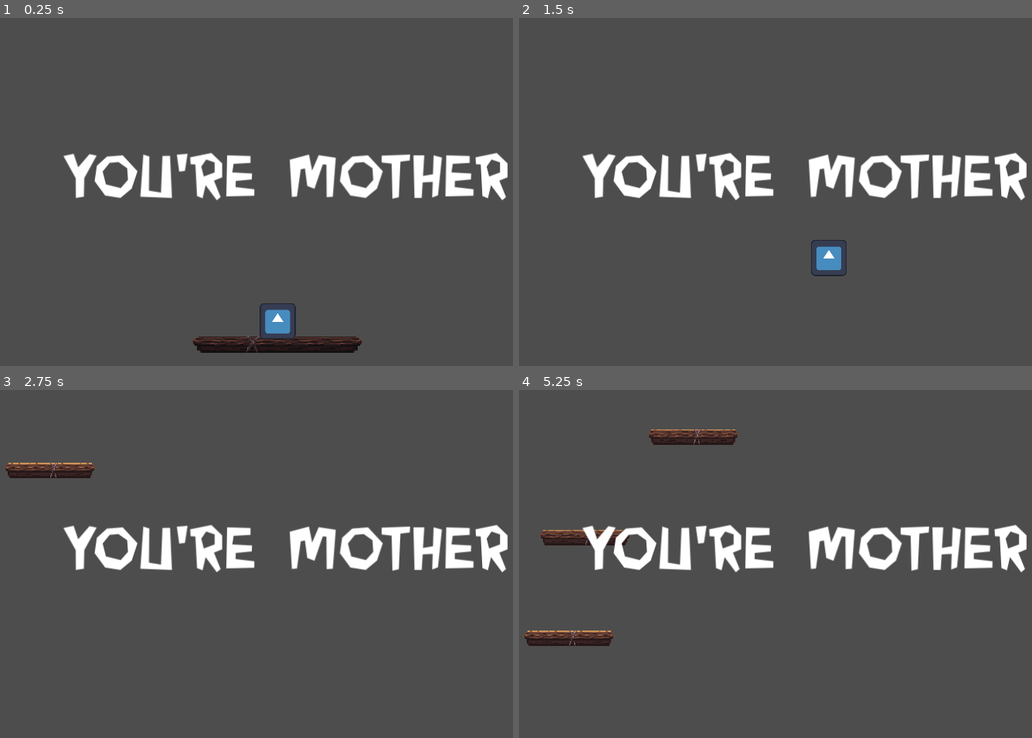
Above: before the commit, frames 1-4 (two rows, left to right).
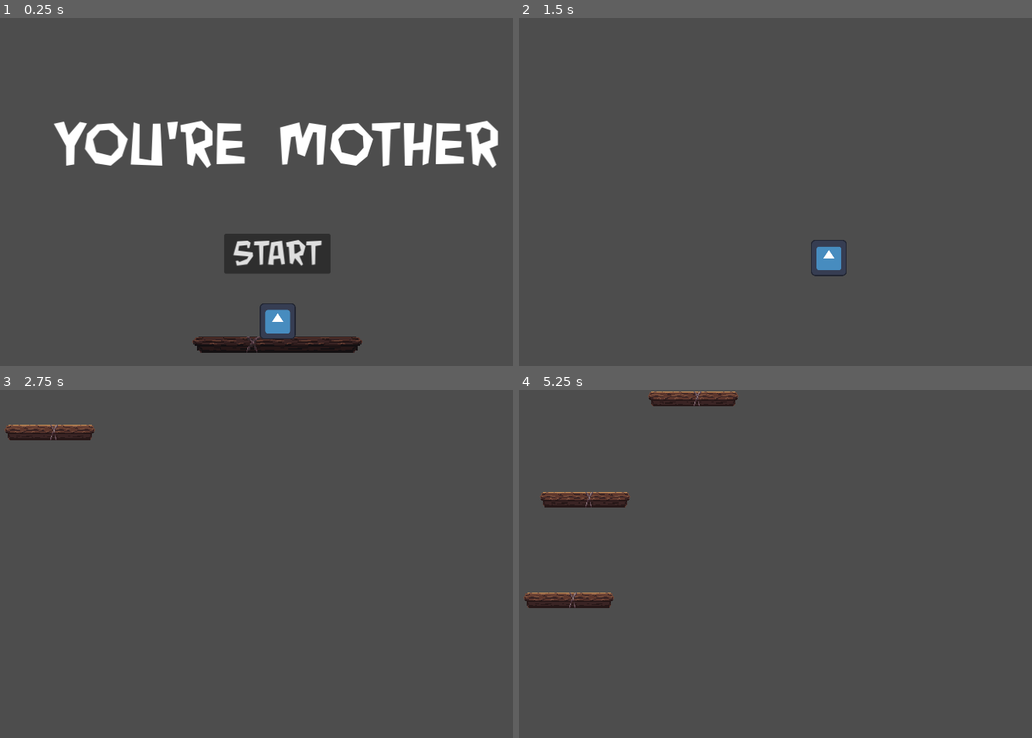
Above: after the commit, the same moments.

Repository: Archangel4148/PickHacks2025
Game: Godot game, scene res://floating_world.tscn
The game is run twice, just before and just after one commit, with the same random seed, the same clock (stepped at 60 frames per second) and the same inputs. The engine's default icon, where the game draws it, is replaced by a stand-in: a white triangle on a blue panel in a dark square.
Inputs (mouse positions are in pixels of both pictures, inside the frame that each line leads up to):
- Up to frame 1 (0.25 s): no input
- Up to frame 2 (1.5 s): click (796, 254) at 0.5 s, where only the run after the commit has a clickable "START"; tap Enter at 1.25 s; hold Right (move_right) from 1.28 s (still down); hold Down (crouch) from 1.28 s (still down)
- Up to frame 3 (2.75 s): keep holding Right (move_right); tap Up (jump) at 1.52, 2.27 s; release Down (crouch) at 2.03 s; tap Down (crouch) at 2.1 s
- Up to frame 4 (5.25 s): release Right (move_right) at 2.78 s; hold Left (move_left) 2.78-3.53 s; hold Down (crouch) 2.78-3.53 s; hold Right (move_right) 3.53-5.03 s; tap Down (crouch) at 3.6, 5.1 s; tap Up (jump) at 3.77, 4.52 s; hold Down (crouch) 4.28-5.03 s; hold Left (move_left) from 5.03 s (still down)

The runs differ from the first frame. In frame 1, 12% of the frame differs, in the area x 10-99%, y 29-74%; in frame 2, 5.4%; in frame 3, 6.8%; in frame 4, 9.5%.

Commit message:
Implemented basic starting UI

Diff:
--- a/Scripts/floating_world.gd
+++ b/Scripts/floating_world.gd
@@ -1,9 +1,10 @@
 extends Node2D
 
+signal game_started(disable_inputs: bool)
 
 # Called when the node enters the scene tree for the first time.
 func _ready() -> void:
-	pass # Replace with function body.
+	game_started.emit(true)
 
 
 # Called every frame. 'delta' is the elapsed time since the previous frame.
@@ -13,3 +14,12 @@
 
 func _on_chord_timer_chord_timer_start() -> void:
 	$"Music Player".play()
+
+
+func _on_start_button_pressed() -> void:
+	start_game()
+
+func start_game():
+	$HUD.hide()
+	$"Platform Timer".start()
+	game_started.emit(false)
--- a/Scripts/player.gd
+++ b/Scripts/player.gd
@@ -6,6 +6,7 @@
 @export var max_jumps = 2
 
 var jump_count = 0  # Number of jumps that have been made
+var disable_input = true
 
 signal player_jumped
 
@@ -16,6 +17,7 @@
 	pass
 
 func _physics_process(delta: float) -> void:
+
 	if !is_on_floor():
 		# Expend a jump for walking off of platform edges
 		if jump_count == 0:
@@ -31,14 +33,18 @@
 		# Reset jump count on land
 		jump_count = 0
 
-	# Handle directional movement
-	var horiz_direction = Input.get_axis("move_left", "move_right")
-	velocity.x = move_speed * horiz_direction
+	if !disable_input:
+		# Handle directional movement
+		var horiz_direction = Input.get_axis("move_left", "move_right")
+		velocity.x = move_speed * horiz_direction
 
 
 	move_and_slide()
 
 func _input(event: InputEvent) -> void:
+	if disable_input:
+		return
+
 	# Handle jumping
 	if jump_count < max_jumps and event.is_action_pressed("jump"):
 		velocity.y = -jump_force
@@ -50,3 +56,8 @@
 		set_collision_mask_value(10, false)
 	else:
 		set_collision_mask_value(10, true)
+
+
+
+func _on_floating_world_game_started(disable_inputs: bool) -> void:
+	disable_input = disable_inputs
--- a/Scripts/starting_platform.gd
+++ b/Scripts/starting_platform.gd
@@ -1,5 +1,6 @@
 extends StaticBody2D
 
+var game_started = false
 
 # Called when the node enters the scene tree for the first time.
 func _ready() -> void:
@@ -12,5 +13,15 @@
 
 
 func _on_player_player_jumped() -> void:
+	if not game_started:
+		return
 	hide()
-	collision_layer
+	set_collision_layer_value(1, false)
+
+func _on_floating_world_game_started(disable_inputs: bool) -> void:
+	if disable_inputs:
+		game_started = false
+		set_collision_layer_value(1, true)
+		show()
+	else:
+		game_started = true
--- a/floating_world.tscn
+++ b/floating_world.tscn
@@ -57,18 +57,47 @@
 
 [node name="Platform Timer" type="Timer" parent="."]
 wait_time = 1.5
-autostart = true
 
 [node name="HUD" type="CanvasLayer" parent="."]
 
 [node name="Label" type="Label" parent="HUD"]
-offset_left = 179.0
-offset_top = 237.0
-offset_right = 1008.0
-offset_bottom = 355.0
+anchors_preset = 8
+anchor_left = 0.5
+anchor_top = 0.5
+anchor_right = 0.5
+anchor_bottom = 0.5
+offset_left = -414.5
+offset_top = -147.0
+offset_right = 414.5
+offset_bottom = -29.0
+grow_horizontal = 2
+grow_vertical = 2
+size_flags_horizontal = 4
 theme_override_fonts/font = ExtResource("8_m5rvj")
 theme_override_font_sizes/font_size = 111
 text = "You're Mother"
 
+[node name="Start Button" type="Button" parent="HUD"]
+anchors_preset = 8
+anchor_left = 0.5
+anchor_top = 0.5
+anchor_right = 0.5
+anchor_bottom = 0.5
+offset_left = -99.0
+offset_top = 84.0
+offset_right = 99.0
+offset_bottom = 146.0
+grow_horizontal = 2
+grow_vertical = 2
+size_flags_horizontal = 4
+size_flags_vertical = 4
+theme_override_colors/font_hover_color = Color(0, 0.984314, 0, 1)
+theme_override_fonts/font = ExtResource("8_m5rvj")
+theme_override_font_sizes/font_size = 61
+text = "START"
+
+[connection signal="game_started" from="." to="Starting Platform" method="_on_floating_world_game_started"]
+[connection signal="game_started" from="." to="Player" method="_on_floating_world_game_started"]
 [connection signal="player_jumped" from="Player" to="Starting Platform" method="_on_player_player_jumped"]
 [connection signal="timeout" from="Platform Timer" to="SpawnPath" method="_on_platform_timer_timeout"]
+[connection signal="pressed" from="HUD/Start Button" to="." method="_on_start_button_pressed"]
